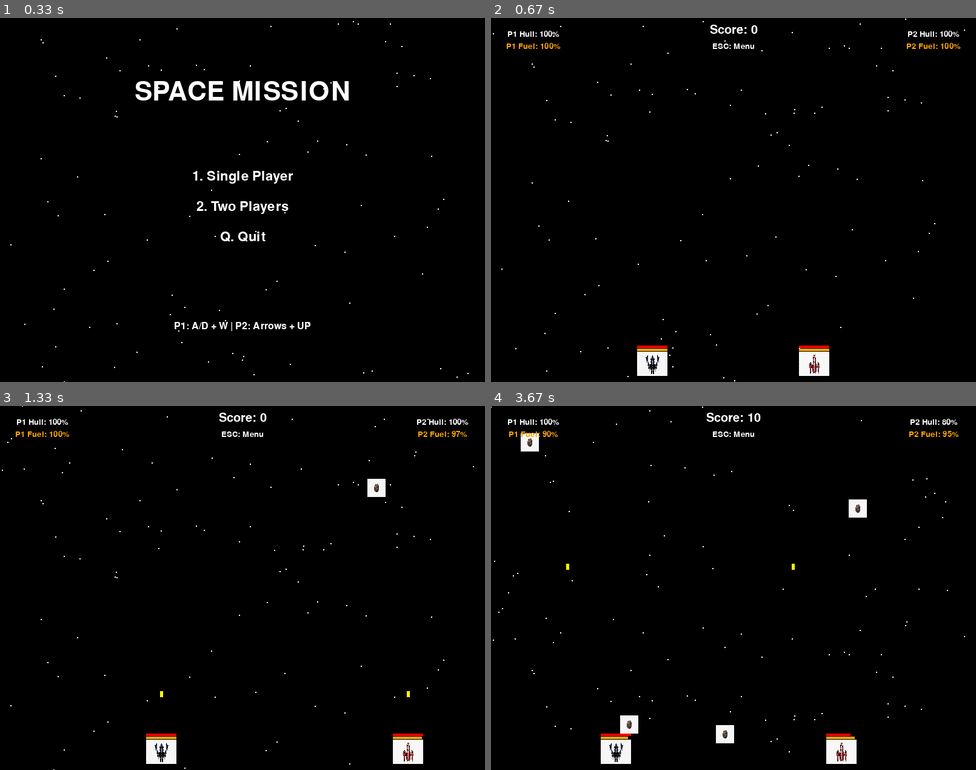
Above: before the commit, frames 1-4 (two rows, left to right).
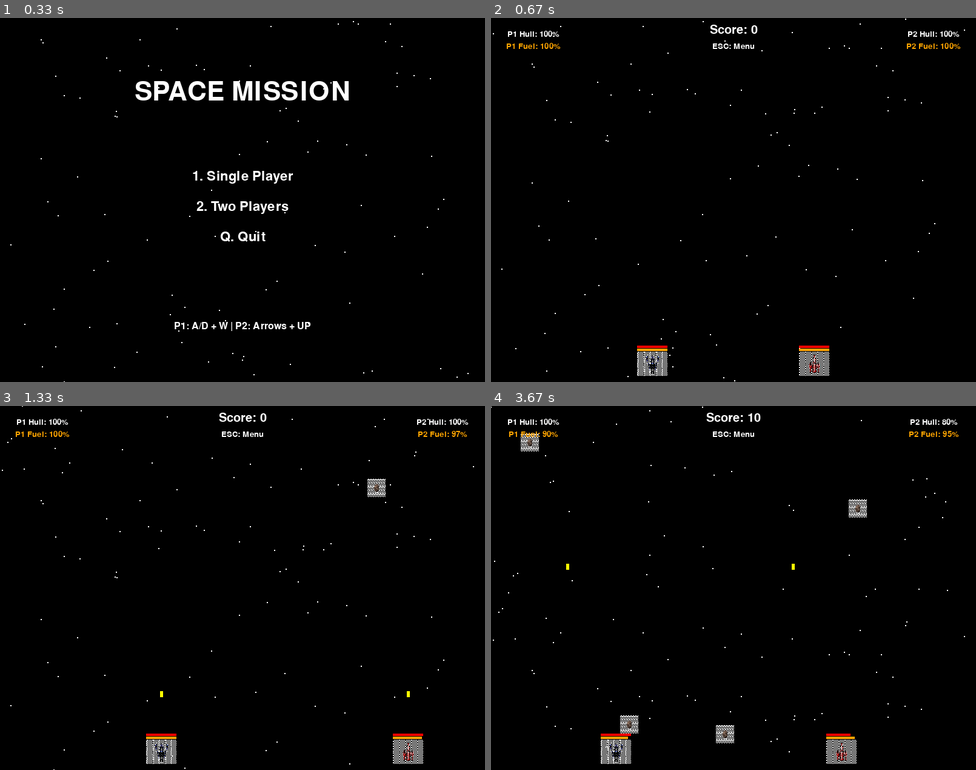
Above: after the commit, the same moments.

Repository: RoadToDestiny/pygame-space-mission
Game: pygame game, started from main.py
Same seed, same stepped clock (60 frames per second), same inputs: the game is played once before the commit and once after it.
Inputs:
- Up to frame 1 (0.33 s): no input
- Up to frame 2 (0.67 s): tap 2 at 0.33 s
- Up to frame 3 (1.33 s): hold Right 0.67-1.13 s; hold Up from 1.17 s (still down); hold W from 1.17 s (still down)
- Up to frame 4 (3.67 s): release Up at 1.47 s; release W at 1.47 s; hold Right 1.5-1.97 s; hold D 1.5-1.97 s; hold Left 2-2.53 s; hold A 2-2.53 s; hold Left 2.57-2.97 s; hold A 2.57-2.97 s; hold Up 3-3.37 s; hold W 3-3.37 s; hold Right from 3.4 s (still down); hold D from 3.4 s (still down)

Frame 1 is identical in both runs. In frame 2, 0.3% of the frame differs, in the area x 30-70%, y 91-99%; in frame 3, 0.4%; in frame 4, 0.6%, in the area x 6-78%, y 7-99%.

Commit message:
Implement background transparency for JPG images using set_colorkey

Diff:
--- a/main.py
+++ b/main.py
@@ -28,17 +28,21 @@
 
 def load_images():
     try:
-        # Load and scale images
-        # 1.jpg -> Player 1 (Green equivalent)
-        img_p1 = pygame.image.load("1.jpg")
+        # Load, convert, set transparency, and scale images
+
+        # 1.jpg -> Player 1
+        img_p1 = pygame.image.load("1.jpg").convert()
+        img_p1.set_colorkey(WHITE) # Treat WHITE as transparent
         img_p1 = pygame.transform.scale(img_p1, (50, 40))
 
-        # 2.jpg -> Player 2 (Blue equivalent)
-        img_p2 = pygame.image.load("2.jpg")
+        # 2.jpg -> Player 2
+        img_p2 = pygame.image.load("2.jpg").convert()
+        img_p2.set_colorkey(WHITE) # Treat WHITE as transparent
         img_p2 = pygame.transform.scale(img_p2, (50, 40))
 
         # meteorit.jpg -> Meteor
-        img_meteor = pygame.image.load("meteorit.jpg")
+        img_meteor = pygame.image.load("meteorit.jpg").convert()
+        img_meteor.set_colorkey(WHITE) # Treat WHITE as transparent
         img_meteor = pygame.transform.scale(img_meteor, (30, 30))
 
         return img_p1, img_p2, img_meteor
@@ -160,7 +164,7 @@
 
             meteor_timer += 1
             if meteor_timer > 30:
-                meteors.append(Meteor(SCREEN_WIDTH, img_meteor_base)) # Pass image
+                meteors.append(Meteor(SCREEN_WIDTH, img_meteor_base))
                 meteor_timer = 0
 
             for meteor in meteors[:]:
